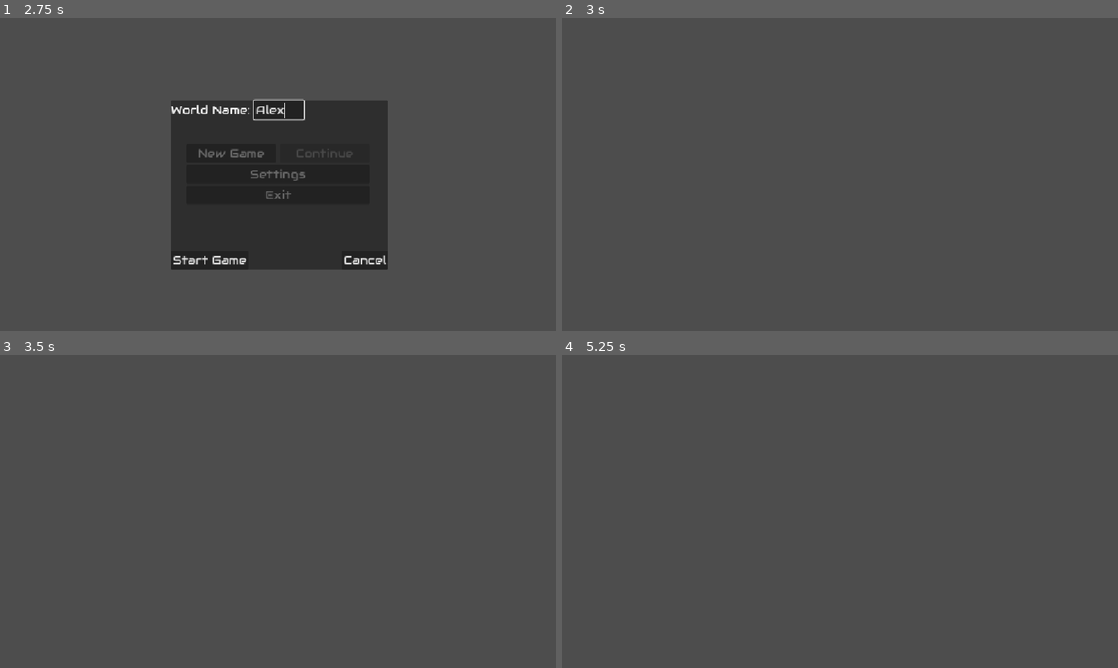
Above: before the commit, frames 1-4 (two rows, left to right).
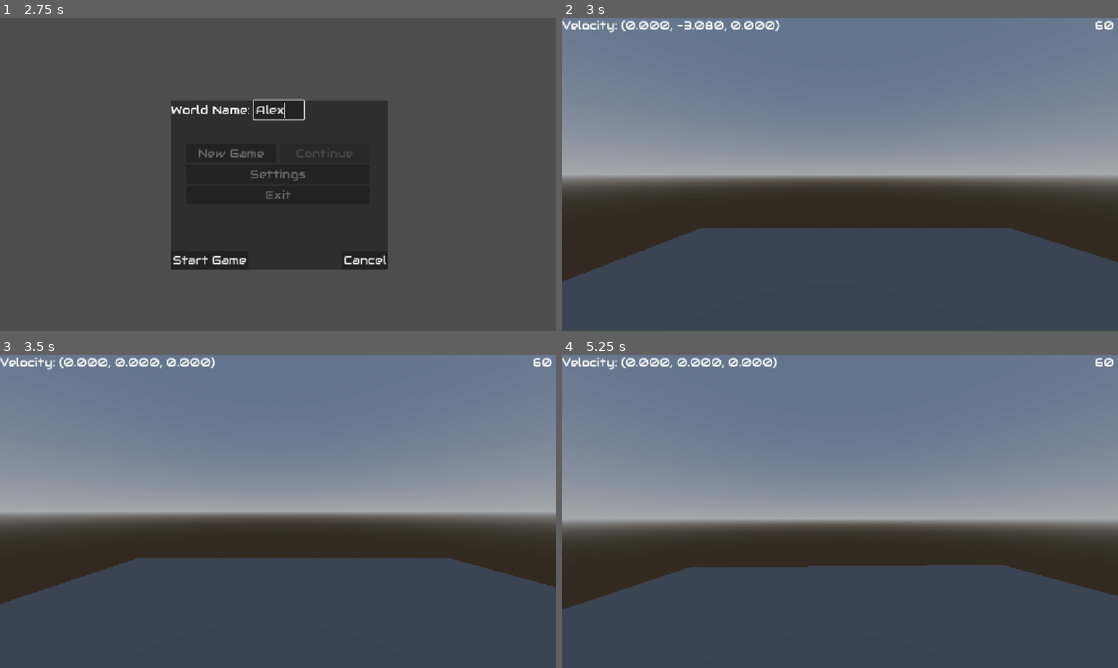
Above: after the commit, the same moments.

Repository: Electron7-7/a-poker-game-made-in-godot
Game: Godot game, scene res://main/dedicated_main.tscn
The game is run twice, just before and just after one commit, with the same random seed, the same clock (stepped at 60 frames per second) and the same inputs.
Inputs (mouse positions are in pixels of both pictures, inside the frame that each line leads up to):
- Up to frame 1 (2.75 s): click "New Game" at 0.5 s; click (294, 108) at 1.27 s; type "Alex" at 1.35 s; click "New Game" at 2 s
- Up to frame 2 (3 s): click "Start Game" at 2.75 s
- Up to frame 3 (3.5 s): no input
- Up to frame 4 (5.25 s): tap Enter at 3.5, 5 s; move the mouse to (867, 511) at 3.52 s; tap Space at 4.25 s; move the mouse to (812, 511) at 4.27 s; move the mouse to (851, 505) at 5.02 s

Frame 1 is identical in both runs. In frame 2, 68% of the frame differs, in the area x 0-100%, y 0-85%; in frame 3, 65%; in frame 4, 67%.
Error before the commit: Parse Error: Cannot find member "FOV" in base "SettingsManager". (res://things/godot_player/godot_player.gd:99)

Commit message:
feature(added more settings): NOTE TO SELF: Settings are currently kinda cluttered and in order to add one new setting I have to add like four or five lines of code, which I'd rather not do

Diff:
--- a/managers/settings_manager.gd
+++ b/managers/settings_manager.gd
@@ -12,6 +12,7 @@
     PlayerName = "PlayerName",
     MouseSensitivity = "MouseSensitivity",
     MouseSensitivityScale = "MouseSensitivityScale",
+    FOV = "FOV"
 }
 
 const DEFAULTS : Dictionary[String, Variant] = \
@@ -19,6 +20,7 @@
     NAMES.PlayerName: "TheLegend27",
     NAMES.MouseSensitivity: 0.01,
     NAMES.MouseSensitivityScale: 1.00,
+    NAMES.FOV: 85
 }
 
 const TEMP_Section : String = "PlayerSettings" # Temporarily only using one section
@@ -31,11 +33,14 @@
 static var PlayerName : String = DEFAULTS.PlayerName
 static var MouseSensitivity : float = DEFAULTS.MouseSensitivity
 static var MouseSensitivityScale : float = DEFAULTS.MouseSensitivityScale
+static var FOV : int = DEFAULTS.FOV
 
 func UpdateSettings(Settings : Dictionary[String, Variant]) -> void:
     PlayerName = Settings.get(NAMES.PlayerName)
     MouseSensitivity = Settings.get(NAMES.MouseSensitivity)
     MouseSensitivityScale = Settings.get(NAMES.MouseSensitivityScale)
+    FOV = Settings.get(NAMES.FOV)
+    global_GameManager.GetCurrentPlayer().set_fov(FOV)
 
 func SaveSettings(Settings : Dictionary[String, Variant]) -> void:
     UpdateSettings(Settings)
--- a/menus/settings_menu.gd
+++ b/menus/settings_menu.gd
@@ -12,6 +12,8 @@
 @onready var _mouse_sensitivity_display : Label = $"%MouseSensitivityDisplay"
 @onready var _mouse_sensitivity_slider : HSlider = $"%MouseSensitivitySlider"
 @onready var _mouse_sensitivity_multiplier : LineEdit = $"%SensitivityMultiplier"
+@onready var _fov_display : Label = $"%FOVDisplay"
+@onready var _fov_slider : HSlider = $"%FOV"
 
 func get_settings() -> Dictionary[String, Variant]:
     return \
@@ -19,6 +21,7 @@
         SettingsManager.NAMES.PlayerName: _player_name.text,
         SettingsManager.NAMES.MouseSensitivity: _mouse_sensitivity_slider.value,
         SettingsManager.NAMES.MouseSensitivityScale: _valid_sensitivity_multiplier(),
+        SettingsManager.NAMES.FOV: _fov_slider.value
     }
 
 func _valid_sensitivity_multiplier() -> float:
@@ -54,6 +57,7 @@
     _player_name.text = loaded_settings.get(SettingsManager.NAMES.PlayerName)
     _mouse_sensitivity_slider.value = loaded_settings.get(SettingsManager.NAMES.MouseSensitivity)
     _mouse_sensitivity_multiplier.text = String("%.2f" % loaded_settings.get(SettingsManager.NAMES.MouseSensitivityScale))
+    _fov_slider.value = loaded_settings.get(SettingsManager.NAMES.FOV)
 
 func _unsaved_changes(_unused = null) -> void:
     _save_button.disabled = false
@@ -62,12 +66,25 @@
     _unsaved_changes()
     _mouse_sensitivity_display.text = String("%.2f" % new_value)
 
+func _fov_changed(new_value : float) -> void:
+    _unsaved_changes()
+    _fov_display.text = String("%3d" % new_value)
+
+func _input(event: InputEvent) -> void:
+    if(event.is_action("ui_cancel") && visible):
+        _go_back()
+
+func Init() -> void:
+    load_settings()
+    _save_button.disabled = true
+
 func _ready() -> void:
     # Settings signals
     # connect all settings' relevant "-changed-" signals to functions
     _player_name.text_changed.connect(_unsaved_changes)
     _mouse_sensitivity_slider.value_changed.connect(_mouse_sensitivity_changed)
     _mouse_sensitivity_multiplier.text_changed.connect(_unsaved_changes)
+    _fov_slider.value_changed.connect(_fov_changed)
 
     # other signal connections that aren't from settings
     _back_button.pressed.connect(_go_back)
--- a/menus/settings_menu.tscn
+++ b/menus/settings_menu.tscn
@@ -83,6 +83,66 @@
 step = 0.01000000000931322
 value = 0.01000000000931322
 
+[node name="VSeparator" type="VSeparator" parent="Panel/FooterSeparator/Settings/SettingsList/Setting2"]
+layout_mode = 2
+
+[node name="Label2" type="Label" parent="Panel/FooterSeparator/Settings/SettingsList/Setting2"]
+layout_mode = 2
+tooltip_text = "Mouse sensitivity is multiplied by this
+number before being used
+for player movement. It's helpful
+if you have a very high/low DPI
+and a very low/high OS mouse sensitivity
+so you can get a full sensitivity range
+no matter what your mouse settings are."
+mouse_filter = 1
+text = "Sensitivity Multiplier"
+
+[node name="SensitivityMultiplier" type="LineEdit" parent="Panel/FooterSeparator/Settings/SettingsList/Setting2"]
+unique_name_in_owner = true
+layout_mode = 2
+tooltip_text = "Mouse sensitivity is multiplied by this
+number before being used
+for player movement. It's helpful
+if you have a very high/low DPI
+and a very low/high OS mouse sensitivity
+so you can get a full sensitivity range
+no matter what your mouse settings are."
+placeholder_text = "1.00"
+alignment = 1
+max_length = 4
+keep_editing_on_text_submit = true
+context_menu_enabled = false
+emoji_menu_enabled = false
+shortcut_keys_enabled = false
+drag_and_drop_selection_enabled = false
+
+[node name="Setting3" type="HBoxContainer" parent="Panel/FooterSeparator/Settings/SettingsList"]
+layout_mode = 2
+metadata/_edit_group_ = true
+
+[node name="Label" type="Label" parent="Panel/FooterSeparator/Settings/SettingsList/Setting3"]
+layout_mode = 2
+text = "Field of View"
+
+[node name="FOVDisplay" type="Label" parent="Panel/FooterSeparator/Settings/SettingsList/Setting3"]
+unique_name_in_owner = true
+custom_minimum_size = Vector2(85, 0)
+layout_mode = 2
+theme_type_variation = &"SliderDisplay"
+text = "85"
+horizontal_alignment = 1
+vertical_alignment = 1
+clip_text = true
+
+[node name="FOV" type="HSlider" parent="Panel/FooterSeparator/Settings/SettingsList/Setting3"]
+unique_name_in_owner = true
+custom_minimum_size = Vector2(300, 0)
+layout_mode = 2
+size_flags_vertical = 1
+max_value = 170.0
+value = 85.0
+
 [node name="Footer" type="HBoxContainer" parent="Panel/FooterSeparator"]
 layout_mode = 2
 
